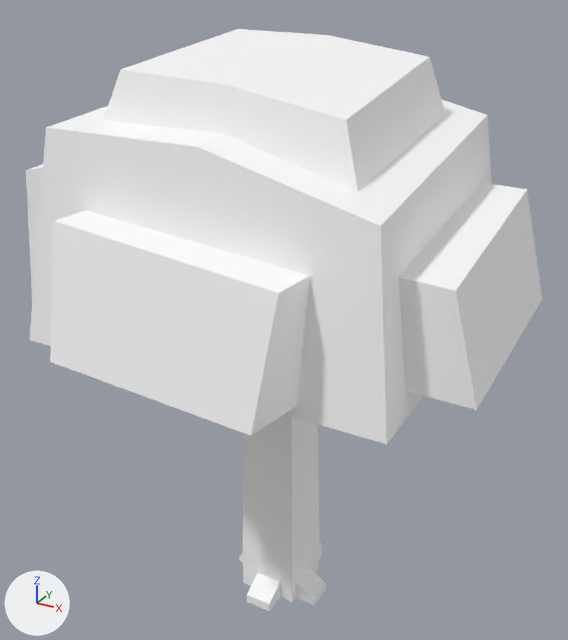
One commit to the glTF model assets/synty/simple_fantasy/models/SF_Env_Tree_02.glb: the scene before it, then after it.
Before and after are seen from a 50 mm camera at (0.042, -0.0755, 0.0768) aimed at (-0.0001, 0.0012, 0.0385). The axes (+X, +Y, +Z) are drawn at lower left. The lights are the same throughout.

In view in the first picture: 'SF_Prop_Tree_02'.
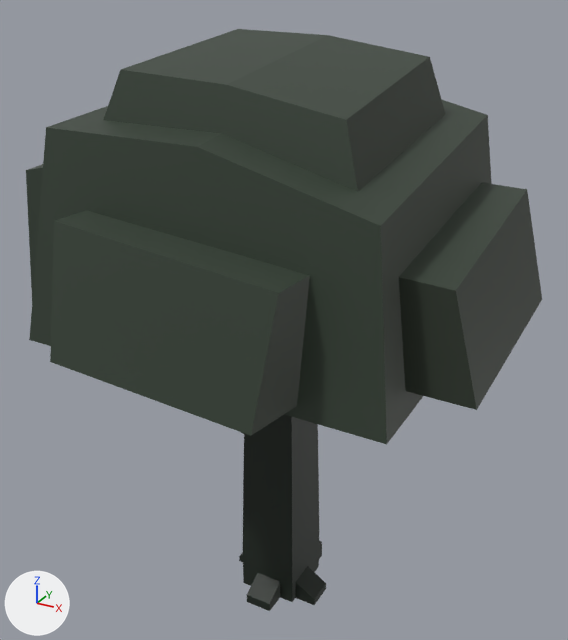
Where the change shows, as pixel boxes [x1, y1, x2, y2] in the pictures (568 x 640 px):
'SF_Prop_Tree_02', surface changed (white to black)
    both: [26, 29, 542, 611]

The change, as a list of edits to the scene's bpy script:
```text
Add img_undead_footman_01:
    img_undead_footman_01 = load_image('Undead_Footman_01', '_unpacked/Undead_Footman_01', 512, 512, 'sRGB')
Change mat_lambert1:
    add n3 = _N.new('ShaderNodeMix'); n3.name = 'Mix'
    add n3.data_type = 'RGBA'
    add n3.blend_type = 'MULTIPLY'
    add n3.inputs[0].default_value = 1.0  # 'Factor'
    add n4 = _N.new('ShaderNodeTexImage'); n4.name = 'Image Texture'
    add n4.image = img_undead_footman_01
    where n2 = _N.new('ShaderNodeVertexColor'); n2.name = 'Color Attribute'
    where n0 = _N.new('ShaderNodeBsdfPrincipled'); n0.name = 'Principled BSDF'
    remove _L.new(n2.outputs[0], n0.inputs[0])  # 'Color' to 'Base Color'
    add _L.new(n3.outputs[2], n0.inputs[0])  # 'Result' to 'Base Color'
    add _L.new(n2.outputs[0], n3.inputs[7])  # 'Color' to 'B'
    add _L.new(n4.outputs[0], n3.inputs[6])  # 'Color' to 'A'
```
